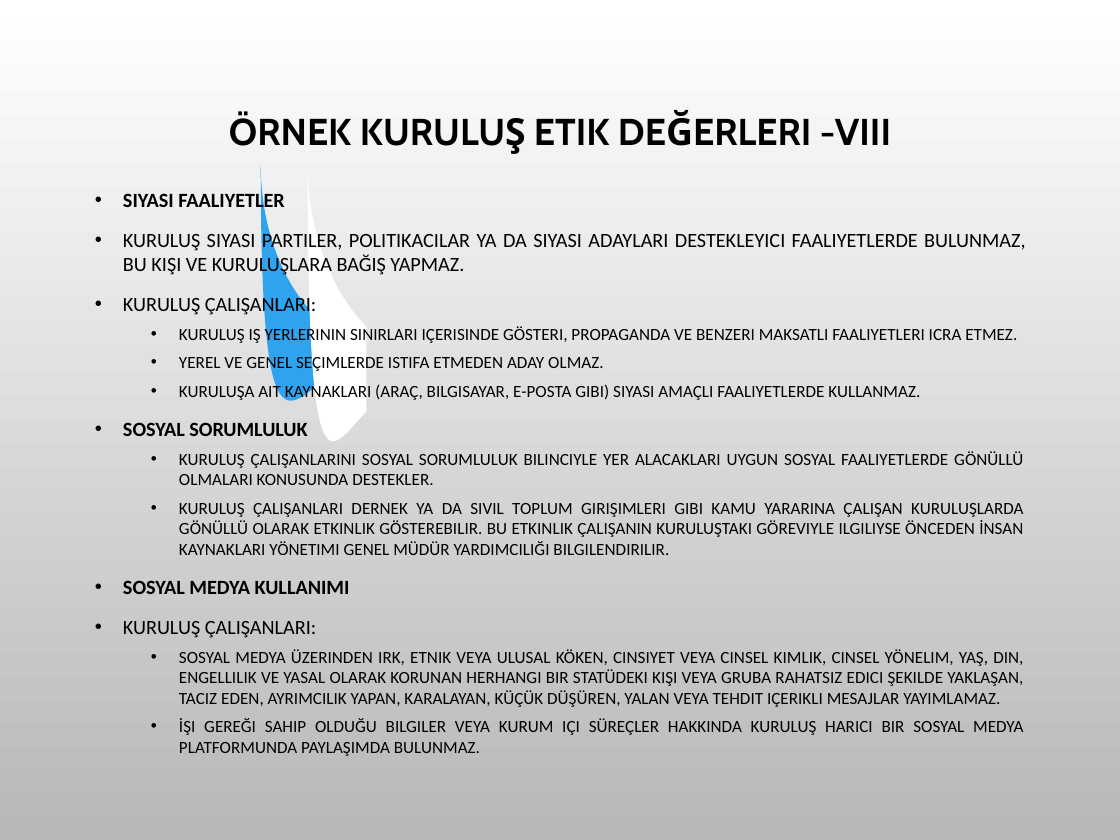
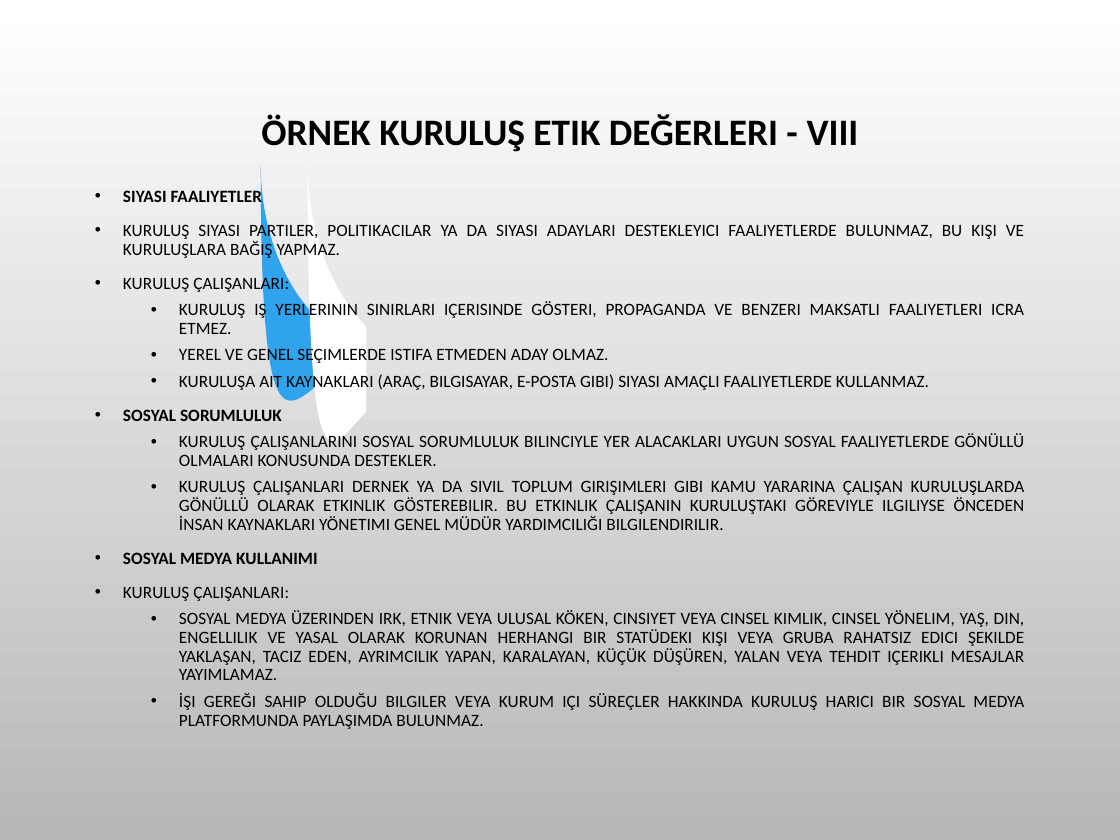
Before and after one commit to SevdanurGENC/20-21-Lecture-Notes, a slide deck: slide 29 of 4. Bolum - Meslek Etigi - Kurumsal Etik.ppt. Drawn at 1120x840 pixels with LibreOffice and Linux fonts; fonts in the diff are those of the drawing; background and template pictures are left out. Boxes give left, top, right and bottom in pixels: in the first picture for what was removed or moved away, otherwise in the second. Text is boxed around its words. In the diff, an @@ line names an element or a change of style, - is before the commit and + after.

```diff
--- a/4. Bolum - Meslek Etigi - Kurumsal Etik.ppt
+++ b/4. Bolum - Meslek Etigi - Kurumsal Etik.ppt
@@ title at [261,114,859,152]: text changed; font Cabin to Calibri @@
-ÖRNEK KURULUŞ ETIK DEĞERLERI -VIII
+ÖRNEK KURULUŞ ETIK DEĞERLERI - VIII
@@ text "SIYASI FAALIYETLER" at [123,188,1025,729]: size 13 to 11.1 pt in "SIYASI FAALIYETLER", "KURULUŞ SIYASI PARTILER, POLITIKACILAR YA DA SIYASI ...", "KURULUŞ ÇALIŞANLARI:", "SOSYAL SORUMLULUK" and 2 more places; size 11 to 11.1 pt in "KURULUŞ IŞ YERLERININ SINIRLARI IÇERISINDE GÖSTERI, PROPAGAN ...", "YEREL VE GENEL SEÇIMLERDE ISTIFA ETMEDEN ADAY ...", "KURULUŞA AIT KAYNAKLARI (ARAÇ, BILGISAYAR, E-POSTA GIBI) ...", "KURULUŞ ÇALIŞANLARINI SOSYAL SORUMLULUK BILINCIYLE YER ALACA ..." and 3 more places; line spacing 1 to 0.9 @@
```
Also in this commit, not shown: 12 other slides changed.
